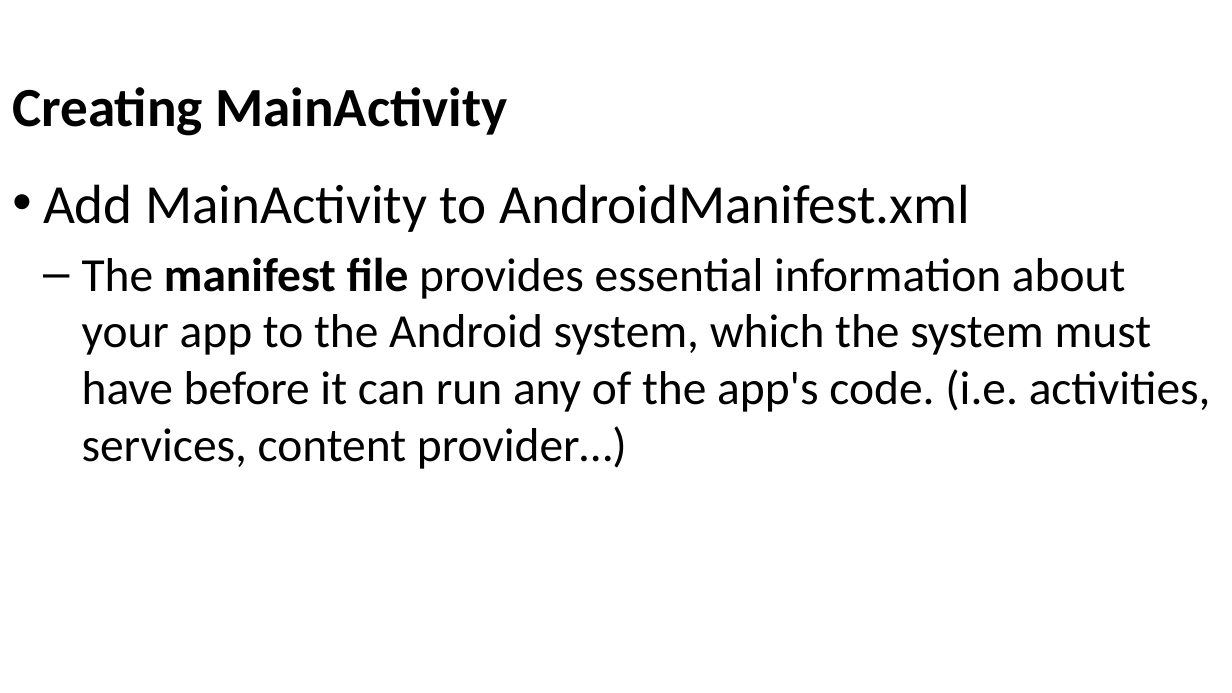
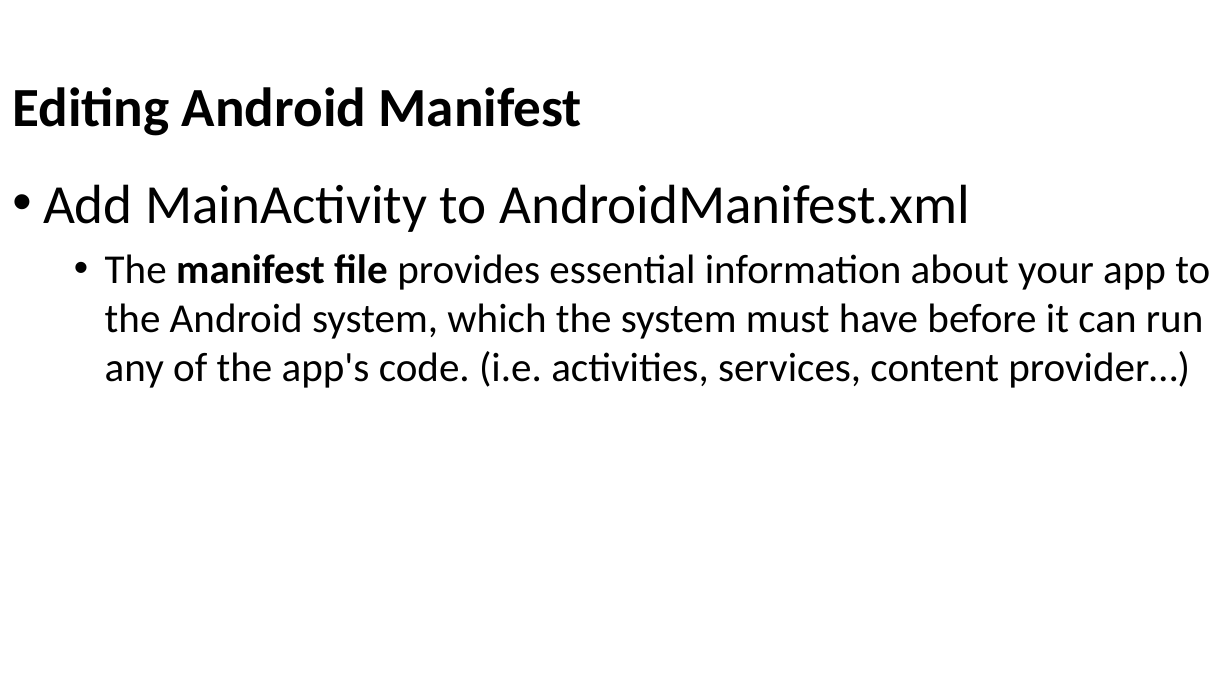
Before and after one commit to Batch-xx/Android-Lunch-Learn, a slide deck: slide 27 of slides/Android Studio_Activities_Fragments.pptx (slide 31 before the commit). Drawn at 1232x693 pixels with LibreOffice and Linux fonts; fonts in the diff are those of the drawing; background and template pictures are left out. Boxes give left, top, right and bottom in pixels: in the first picture for what was removed or moved away, otherwise in the second. Text is boxed around its words. In the diff, an @@ line names an element or a change of style, - is before the commit and + after.

```diff
--- a/slides/Android Studio_Activities_Fragments.pptx
+++ b/slides/Android Studio_Activities_Fragments.pptx
@@ title at bbox=[12, 87, 582, 136]: text changed @@
-Creating MainActivity
+Editing Android Manifest
@@ text at bbox=[105, 254, 1210, 388]: size 37 to 32 pt in "The manifest file provides essential information about ..."; bullet – to •; list level 2 to 3 in "The manifest file provides essential ..." @@
```
Also in this commit, not shown: 12 other slides changed, 7 slides added, 8 slides removed, 3 other files.
